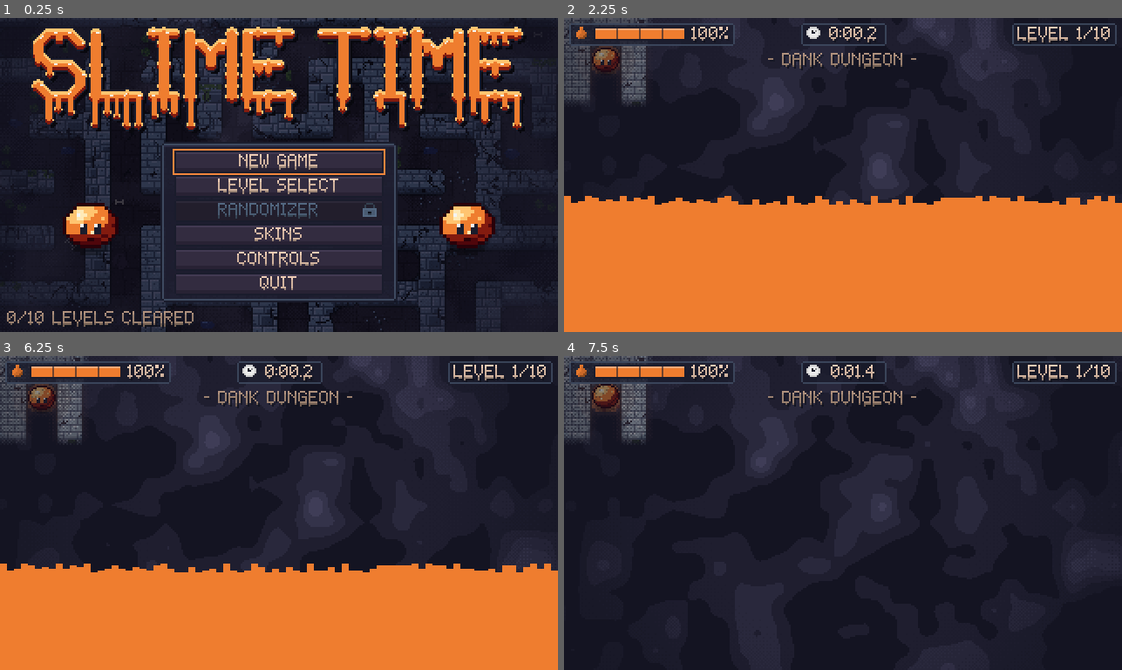
Above: before the commit, frames 1-4 (two rows, left to right).
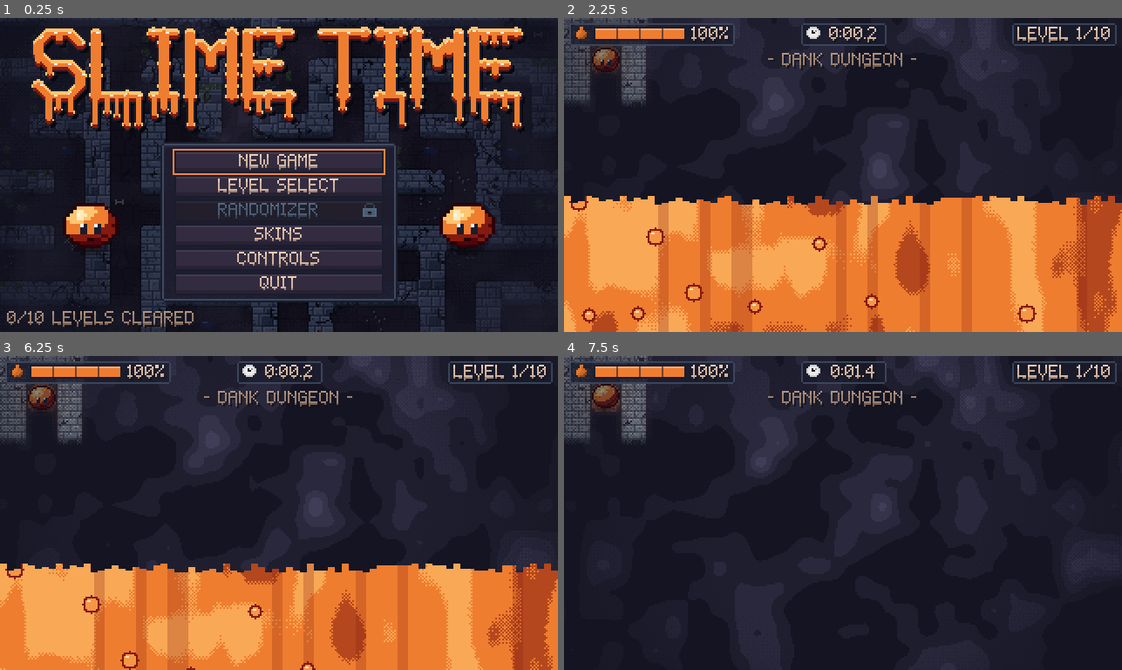
Above: after the commit, the same moments.

Repository: AveryBlue-GD/slime-time
Game: Godot game, scene res://scenes/title.tscn
The game is run twice, just before and just after one commit, with the same random seed, the same clock (stepped at 60 frames per second) and the same inputs.
Inputs (mouse positions are in pixels of both pictures, inside the frame that each line leads up to):
- Up to frame 1 (0.25 s): no input
- Up to frame 2 (2.25 s): click "NEW GAME" at 0.5 s; tap Enter at 1.25 s; move the mouse to (965, 159) at 1.27 s; hold D (move_right) 1.28-2 s; tap P at 1.35 s; click (965, 159) at 1.42 s; tap Space (jump) at 1.52 s; tap R (restart) at 2 s; drag from (731, 190) to (815, 237) at 2.02 s
- Up to frame 3 (6.25 s): move the mouse to (334, 443) at 2.77 s; hold D (move_right) 2.78-3.5 s; tap I at 2.85 s; drag from (251, 575) to (111, 465) at 3.52 s; move the mouse to (446, 560) at 4.27 s; hold A (move_left) 4.28-5 s; tap J at 4.35 s; tap Space (jump) at 4.52 s; drag from (111, 465) to (195, 434) at 5.02 s; move the mouse to (306, 513) at 5.77 s; hold S (move_down) from 5.78 s (still down); tap P at 5.85 s; click (306, 513) at 5.92 s
- Up to frame 4 (7.5 s): release S (move_down) at 6.5 s; drag from (759, 434) to (731, 528) at 6.52 s; move the mouse to (965, 497) at 7.27 s; hold W (move_up) from 7.28 s (still down); tap I at 7.35 s

The runs differ from the first frame. In frame 1, less than 0.1% of the frame differs, in the area x 16-87%, y 63-69%; in frame 2, 20%, in the area x 0-100%, y 11-100%; in frame 3, 16%; in frame 4, less than 0.1%.

Commit message:
Clean slime face (no stray bubble/glint by the eyes), textured goo wipe, random rainbow wipe color
Co-Authored-By: Claude Opus 5.5 <noreply@anthropic.com>

Diff:
--- a/assets/shaders/goo_wipe.gdshader
+++ b/assets/shaders/goo_wipe.gdshader
@@ -3,16 +3,36 @@
 // Screen transition: a sheet of goo in the skin's color slides down over the screen with drips
 // hanging off its bottom edge, then keeps sliding down and off to reveal the next screen.
 // Covered where top < y < bottom + drip(x). `bottom` and `top` run from 0 to about 1.3.
+// The goo is textured (marbled shades, drip streaks and bubbles) and the texture slides along
+// with the sheet, so it reads as one thick slab of slime.
 
 uniform vec2 screen_size = vec2(320.0, 180.0);
 uniform float bottom = 0.0;
 uniform float top = 0.0;
+// How far the sheet has slid (px), so its texture moves with it.
+uniform float slide = 0.0;
 uniform vec4 goo : source_color = vec4(0.94, 0.49, 0.18, 1.0);
 uniform vec4 goo_dark : source_color = vec4(0.6, 0.25, 0.1, 1.0);
 uniform vec4 goo_light : source_color = vec4(1.0, 0.8, 0.5, 1.0);
+uniform vec4 goo_deep : source_color = vec4(0.35, 0.14, 0.06, 1.0);
+uniform vec4 goo_highlight : source_color = vec4(1.0, 0.93, 0.8, 1.0);
+
+const float BAYER[16] = {0.0, 8.0, 2.0, 10.0, 12.0, 4.0, 14.0, 6.0, 3.0, 11.0, 1.0, 9.0, 15.0, 7.0, 13.0, 5.0};
 
 float hash(float x) {
 	return fract(sin(x * 91.17) * 43758.5453);
+}
+
+float hash2(vec2 p) {
+	return fract(sin(dot(p, vec2(127.1, 311.7))) * 43758.5453);
+}
+
+float value_noise(vec2 p) {
+	vec2 i = floor(p);
+	vec2 f = fract(p);
+	f = f * f * (3.0 - 2.0 * f);
+	return mix(mix(hash2(i), hash2(i + vec2(1.0, 0.0)), f.x),
+		mix(hash2(i + vec2(0.0, 1.0)), hash2(i + vec2(1.0, 1.0)), f.x), f.y);
 }
 
 void fragment() {
@@ -25,11 +45,50 @@
 	if (pixel.y >= edge || pixel.y < top_edge) {
 		discard;
 	}
+	// Texture coordinates that travel down with the sheet.
+	vec2 sheet = vec2(pixel.x, pixel.y - floor(slide));
+	int bx = int(mod(pixel.x, 4.0));
+	int by = int(mod(pixel.y, 4.0));
+	float threshold = (BAYER[by * 4 + bx] + 0.5) / 16.0;
+
+	// Marbling: big, soft, downward-stretched swirls of lighter and darker goo; only the
+	// borders between shades are dithered.
+	float n = value_noise(sheet / vec2(22.0, 40.0)) * 0.75 + value_noise(sheet / vec2(9.0, 18.0)) * 0.25;
 	vec3 rgb = goo.rgb;
-	if (pixel.y >= edge - 2.0) {
-		rgb = goo_dark.rgb;  // dark rim along the bottom and drip tips
-	} else if (pixel.y >= edge - 5.0 && mod(pixel.x, 4.0) == 1.0) {
-		rgb = goo_light.rgb;  // a glint above each drip
+	if (n + (threshold - 0.5) * 0.08 < 0.3) {
+		rgb = mix(goo.rgb, goo_dark.rgb, 0.55);
+	} else if (n + (threshold - 0.5) * 0.08 > 0.68) {
+		rgb = mix(goo.rgb, goo_light.rgb, 0.6);
+	}
+	// Drip streaks: a few wide, faint darker runs.
+	if (hash(floor(pixel.x / 6.0) + 11.0) > 0.85) {
+		rgb = mix(rgb, goo_dark.rgb, 0.25);
+	}
+
+	// Bubbles: about one in four 32 px cells holds a round bubble with a dark rim and a glint.
+	vec2 cell = floor(sheet / 32.0);
+	if (hash2(cell) > 0.72) {
+		vec2 center = cell * 32.0 + 8.0 + floor(vec2(hash2(cell + 3.1), hash2(cell + 7.7)) * 16.0);
+		float radius = 3.0 + floor(hash2(cell + 1.3) * 3.0);
+		float d = distance(sheet + 0.5, center + 0.5);
+		if (d <= radius && d > radius - 1.2) {
+			rgb = goo_dark.rgb;
+		} else if (d <= radius - 1.2) {
+			rgb = mix(goo.rgb, goo_light.rgb, 0.35);
+			vec2 glint = center - floor(radius * 0.45);
+			if (sheet == glint || sheet == glint + vec2(1.0, 0.0)) {
+				rgb = goo_highlight.rgb;
+			}
+		}
+	}
+
+	// Bottom edge: deep rim along the bottom and drip tips, a glint above each drip.
+	if (pixel.y >= edge - 1.0) {
+		rgb = goo_deep.rgb;
+	} else if (pixel.y >= edge - 3.0) {
+		rgb = goo_dark.rgb;
+	} else if (pixel.y >= edge - 6.0 && mod(pixel.x, 4.0) == 1.0) {
+		rgb = goo_highlight.rgb;
 	}
 	COLOR = vec4(rgb, 1.0);
 }
--- a/scripts/ui/transition.gd
+++ b/scripts/ui/transition.gd
@@ -8,6 +8,7 @@
 const UNCOVER_TIME := 0.32
 ## A little past 1 so the longest drips clear the bottom of the screen.
 const OFF_SCREEN := 1.3
+const SCREEN_HEIGHT := 180.0
 
 var busy := false
 var _sheet: ColorRect
@@ -68,15 +69,24 @@
 func _set_edges(bottom: float, top: float) -> void:
 	_material.set_shader_parameter("bottom", bottom)
 	_material.set_shader_parameter("top", top)
+	# The sheet's texture slides with it: down with the bottom edge, then on down with the top.
+	_material.set_shader_parameter("slide", (bottom + top) * SCREEN_HEIGHT)
 
 
-## Goo in the equipped skin's shades (the rainbow skin uses its base color).
+## Goo in the equipped skin's shades; with the rainbow skin, a random rainbow color each time.
 func _paint() -> void:
 	var progress := get_node_or_null("/root/Progress")
 	var color: Color = Skins.get_preset(Skins.DEFAULT).color
 	if progress:
-		color = Skins.RAINBOW_BASE if progress.is_rainbow() else progress.skin_color()
+		color = random_rainbow_color() if progress.is_rainbow() else progress.skin_color()
 	var shades := Skins.shades(color)
 	_material.set_shader_parameter("goo", shades.mid)
 	_material.set_shader_parameter("goo_dark", shades.dark)
 	_material.set_shader_parameter("goo_light", shades.light)
+	_material.set_shader_parameter("goo_deep", shades.deep)
+	_material.set_shader_parameter("goo_highlight", shades.highlight)
+
+
+## A random color from the rainbow (red through violet).
+static func random_rainbow_color() -> Color:
+	return Color.from_hsv(randf() * 0.83, 0.78, 0.95)
--- /dev/null
+++ b/tests/demo_wipe.gd
@@ -0,0 +1,13 @@
+extends Node
+
+## Screenshot scenario: the goo-wipe transition frozen partway down over the title screen.
+## .\tools\screenshot.ps1 -Frames 20 -Scene res://tests/demo_wipe.tscn -GameArgs --unlock-all,--skin=ember
+
+const COVER := 0.75
+
+
+func _ready() -> void:
+	add_child(preload("res://scenes/title.tscn").instantiate())
+	Transition._paint()
+	Transition._set_edges(COVER, 0.0)
+	Transition._sheet.visible = true
--- /dev/null
+++ b/tests/demo_wipe.tscn
@@ -0,0 +1,6 @@
+[gd_scene load_steps=2 format=3]
+
+[ext_resource type="Script" path="res://tests/demo_wipe.gd" id="1_script"]
+
+[node name="DemoWipe" type="Node"]
+script = ExtResource("1_script")
Binary file changed: assets/sprites/slime_sheet.png
Binary file changed: icon.png
Not shown, added: tests/demo_wipe.gd.uid
Not shown, changed: CLAUDE.md
Not shown, changed: tools/make_placeholder_art.py
